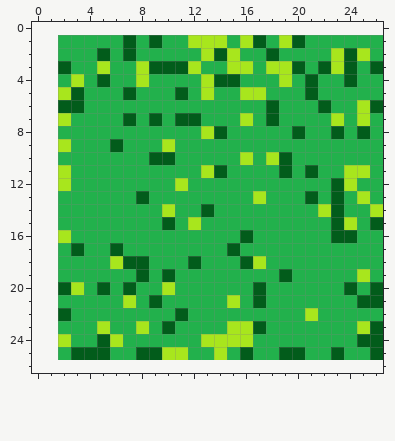
Pixel-art sprite, stored at images/grass.png. Above is the file before it was changed.
The file is 25x25 pixels. The old version is drawn lined up with the new one, on the new canvas.
And afterwards:
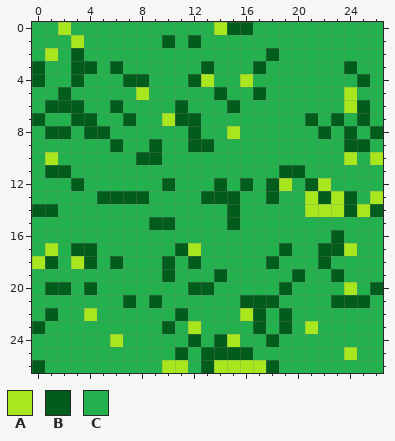
Palette (. is transparent): A #a8e61d  B #025c1b  C #22b14c
Difference:
canvas 25x25 -> 27x27, the old top-left corner now at 2,1
Changed rows in their new state; - is an unchanged pixel.
first column x 0:
 0 CCACCCCCCCCCCCABBCCCCCCCCCC
 1 CC-A---C-CB-BCC-CC-CC------
 2 CA-B-C-C-----CCC-------CCC-
 3 BCCBBCB-CCCCCB-CCBCCC-CC--C
 4 BC-B-C-BB---B-CCA--C-C--CB-
 5 CCBC---CA--C-CB-CB---C--A--
 6 CB----B----B---B--C---C-ABC
 7 BCCBB----CA-----C-C--B-B-B-
 8 CBB-BB------BCCA----C-BCBCB
 9 CCC------BC-BB----------BB-
10 CA------B-C-----C-CC----A-A
11 CBB----------CC-----BC--CC-
12 CCCB------BC--B-B-BA-BACC--
13 CC---BBB-----BBB-CB--ABABCA
14 BB--------C--C-B-----A-ABAB
15 CC-------B--C--B-------CC-C
16 CCC-------------C-------C--
17 CA--B-C----BA--C---B--BBA--
18 AB-AB-BCC-B-----CCB---B----
19 CC------C-----B----CB--B-C-
20 CB-CBC-C--C-BB---C-B----A--
21 CC-----B-------CB-B----BB-C
22 CBC-A-----------AB-B-C-----
23 BC---C--C---A--CC--B-A---CC
24 CCC--C------BCB-C-B------CC
25 CC-CCC--CCCB-BBB---CC--CA-C
26 BCCCCCCCCCAACBAAAABCCCCCCCC
Changed places in both pictures, as pixel boxes (x1, y1, x2, y2):
changed: (32, 22, 383, 373)
